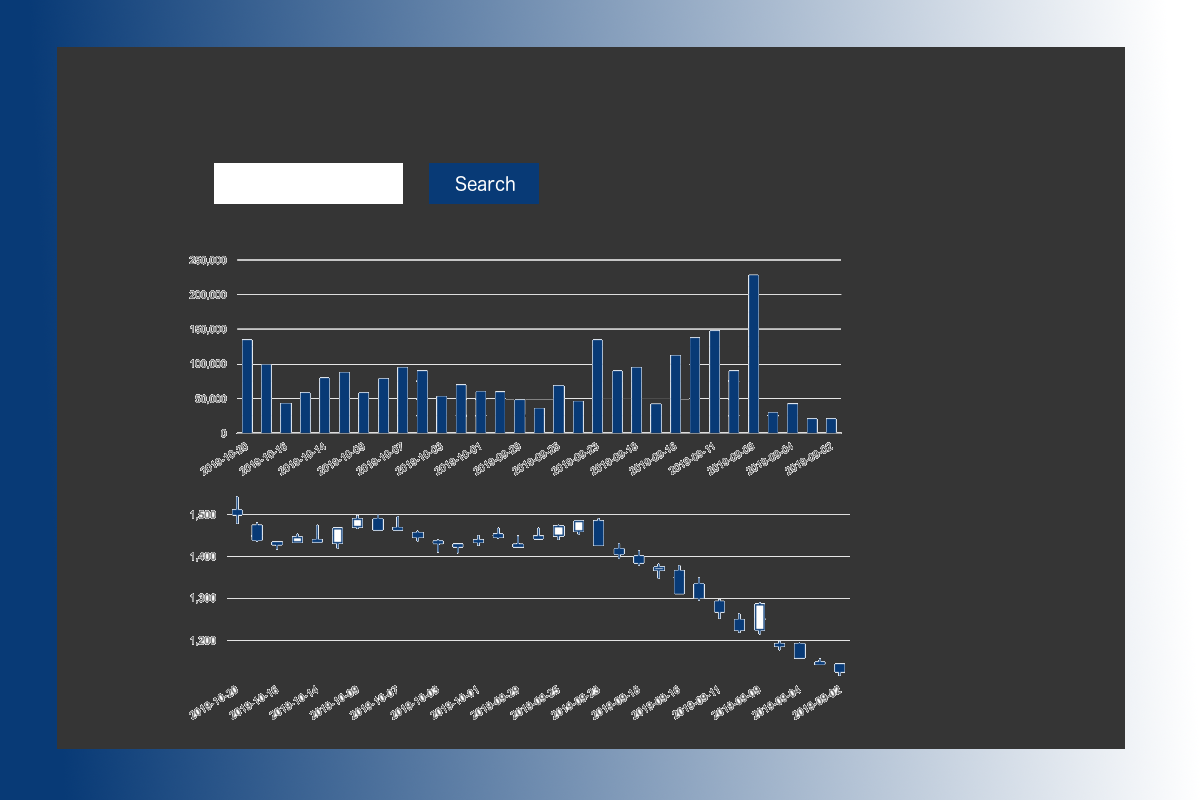
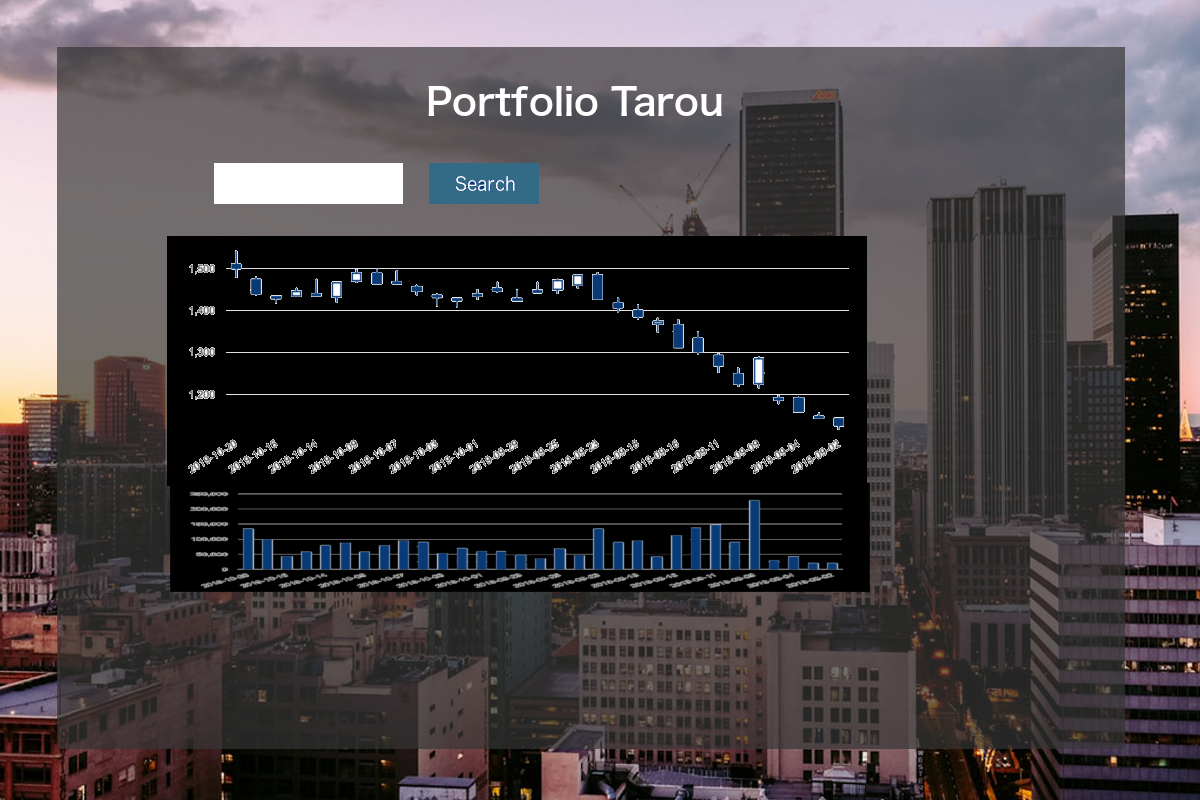
The second w=1200, h=800 image is a revision of the first. Changes to its layers:
added layer "Portfolio Tarou" above "Search Button" over box(428, 86, 722, 116)
painted on "Search Button" over box(429, 163, 539, 204)
painted on "貼り付けられたレイヤー" over box(167, 236, 868, 732)
added layer "変形 #2" above "Main" over box(170, 483, 870, 592)
"Main": opacity 100% → 69% over box(57, 47, 1125, 749)
removed layer "背景" over box(0, 0, 1200, 800)
renamed "変形 #1" to "tower.jpeg", moved it below "Main", painted on it over box(0, 0, 1200, 800)
